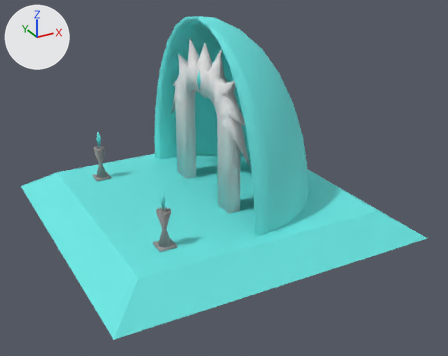
An edit to the FBX model Assets/DK_Assets/DK_Models/PortalGatewayShrine.fbx, drawn before and after from the same camera.
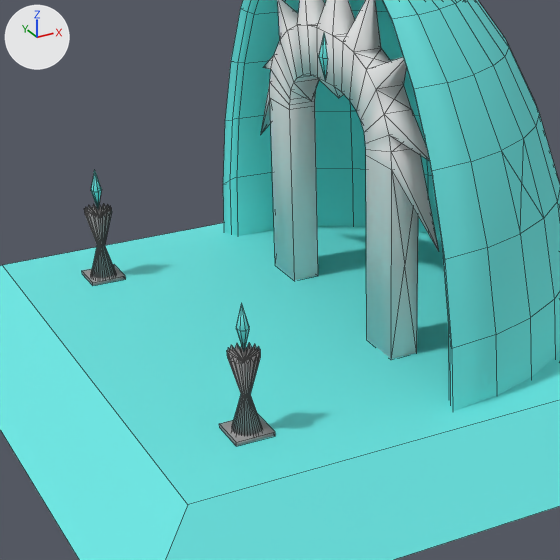
Each version appears first whole from a 50 mm lens placed at (-24.6, -48.2, 24.7), pointed at (0.4, -2.7, 1.9), and next in a close-up on the part from 13% to 68% of the width and 16% to 85% of the height. The axes (+X, +Y, +Z) are drawn at upper left. The lights are the same throughout. The close-ups show mesh edges as thin lines.

The scene before the commit, as lines of its bpy script (objects in view):
```python
me_sphere = bpy.data.meshes.new('Sphere')
me_sphere.from_pydata(...)  # 644 vertices, 703 faces; spans x -14.6..14.6, y -14.4..14.4, z -2.4..16.1
# faces by material slot: [320, 145, 206, 32]
me_sphere.materials.append(mat_light_crystal)  # cyan #69e7e4
me_sphere.materials.append(mat_material_001)  # white #e7e7e7
me_sphere.materials.append(mat_light_pedastal)  # grey #969696
me_sphere.materials.append(mat_light_crystal_001)  # cyan #69e7e4
ob_sphere = bpy.data.objects.new('Sphere', me_sphere)
ob_sphere.location = (0.0, 0.0, 0.0)
```
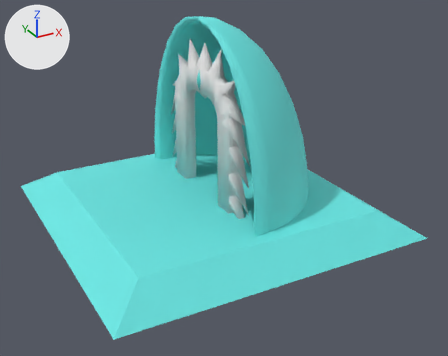
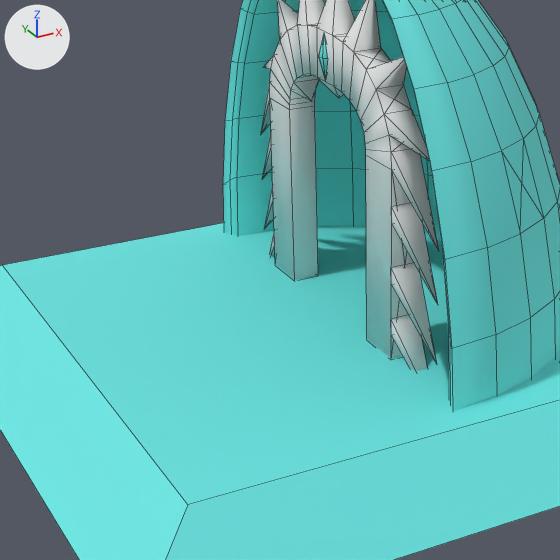
Location of each change, (x1, y1, x2, y2) in pixels of the close-ups (560 x 560 px):
part 1 of me_sphere, deleted: before (82, 169, 275, 446)
part 2 of me_sphere, added: after (262, 134, 438, 371)

The edits, one by one:
me_sphere is used by ob_sphere; location (0.0, 0.0, 0.0).
me_sphere had 644 vertices, 703 faces and spanned x -14.6..14.6, y -14.4..14.4, z -2.4..16.1.
me_sphere now has 444 vertices, 489 faces and spans x -14.6..14.6, y -14.4..14.4, z -2.4..16.1.
me_sphere part 1: 6 loose pieces with 230 vertices, spanning x -8.5..-7.0, y -8.6..8.5, z -0.3..4.7, are deleted.
Part 2, on me_sphere:
18 vertices are added at x -0.6..0.0, y -7.8..7.8, z -1.7..6.0.
12 new vertices lie (1.2, 0.0, 0.0) away from vertices in x -0.6, y -5.3..5.3, z 0.7..6.0.
24 new faces join them, mat_material_001 (white #e7e7e7).
me_sphere no longer uses material mat_light_pedastal (grey #969696).
me_sphere no longer uses material mat_light_crystal_001 (cyan #69e7e4).
